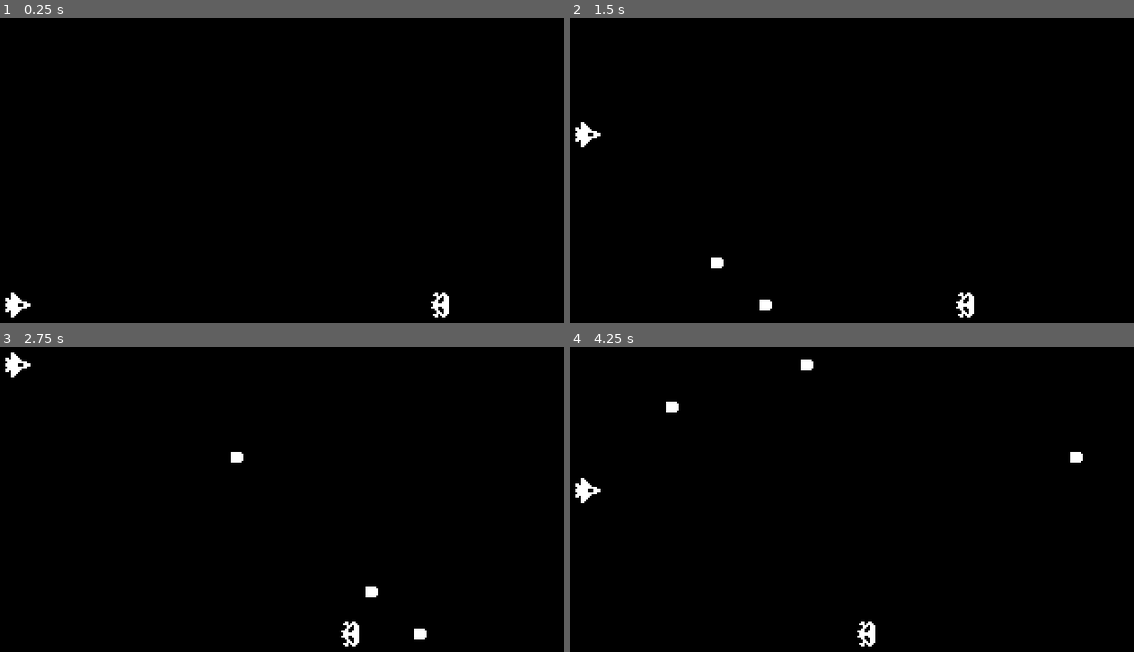
Above: before the commit, frames 1-4 (two rows, left to right).
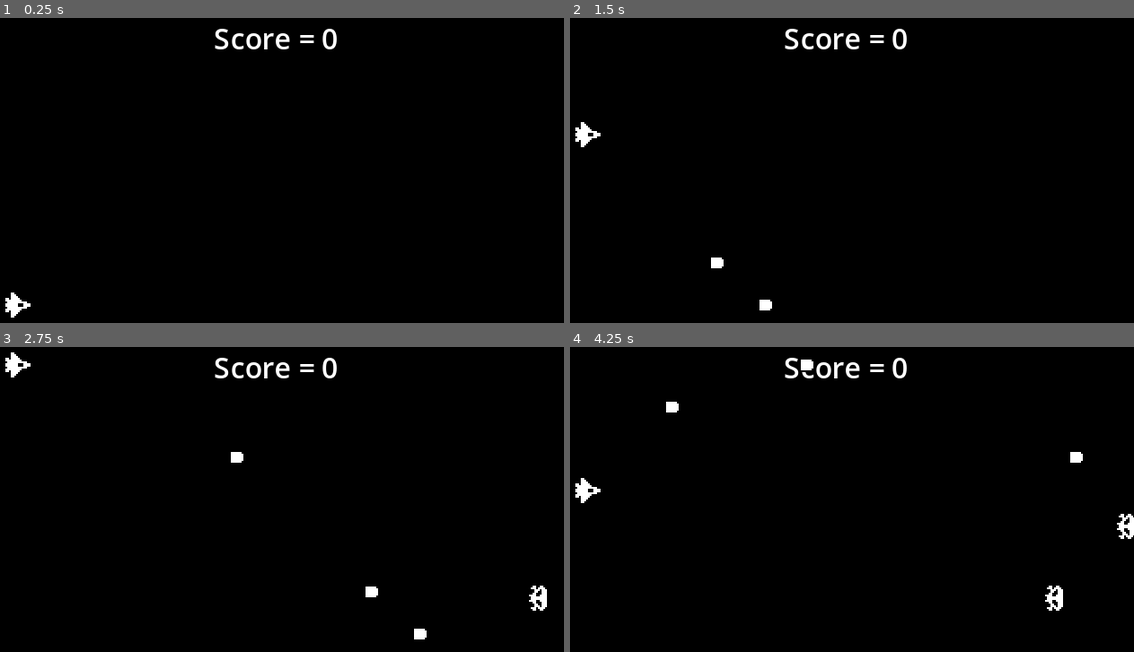
Above: after the commit, the same moments.

Repository: TheBulba/Space-Shooter
Game: Godot game, scene res://World.tscn
Same seed, same stepped clock (60 frames per second), same inputs: the game is played once before the commit and once after it.
Inputs:
- Up to frame 1 (0.25 s): no input
- Up to frame 2 (1.5 s): tap Enter (ui_accept) at 0.5, 0.77 s; hold Up (ui_up) from 0.53 s (still down)
- Up to frame 3 (2.75 s): tap Enter (ui_accept) at 1.52 s; release Up (ui_up) at 2.03 s; hold Left (ui_left) from 2.03 s (still down)
- Up to frame 4 (4.25 s): tap Enter (ui_accept) at 3.02, 3.77 s; release Left (ui_left) at 3.53 s; hold Down (ui_down) from 3.53 s (still down)

The runs differ from the first frame. In frame 1, 0.7% of the frame differs, in the area x 38-80%, y 3-99%; in frame 2, 0.7%; in frame 3, 0.9%; in frame 4, 1.0%, in the area x 38-100%, y 3-99%.

Commit message:
Added collisions, explosion effect and score system

Diff:
--- /dev/null
+++ b/World.gd
@@ -0,0 +1,10 @@
+extends Node
+
+var score = 0
+
+func set_score():
+	$Score.text = "Score = " + str(score)
+
+func _on_enemy_score_up():
+	score += 10
+	set_score()
--- a/World.tscn
+++ b/World.tscn
@@ -1,9 +1,11 @@
-[gd_scene load_steps=3 format=3 uid="uid://bu16x7b7qevll"]
+[gd_scene load_steps=4 format=3 uid="uid://bu16x7b7qevll"]
 
+[ext_resource type="Script" path="res://World.gd" id="1_4lnrh"]
 [ext_resource type="PackedScene" uid="uid://b00oivmykog53" path="res://player.tscn" id="1_ijbk6"]
-[ext_resource type="PackedScene" uid="uid://i4q4xmgnplak" path="res://enemy.tscn" id="2_whsw0"]
+[ext_resource type="PackedScene" uid="uid://dv7wqh1xur86c" path="res://spawner.tscn" id="2_t58xb"]
 
-[node name="World" type="Node"]
+[node name="World" type="Node" groups=["World"]]
+script = ExtResource("1_4lnrh")
 
 [node name="Background" type="ColorRect" parent="."]
 anchors_preset = 15
@@ -17,5 +19,12 @@
 [node name="Player" parent="." instance=ExtResource("1_ijbk6")]
 position = Vector2(16, 160)
 
-[node name="Enemy" parent="." instance=ExtResource("2_whsw0")]
-position = Vector2(256, 160)
+[node name="Spawner" parent="." instance=ExtResource("2_t58xb")]
+position = Vector2(320, 0)
+
+[node name="Score" type="Label" parent="."]
+offset_right = 320.0
+offset_bottom = 23.0
+size_flags_vertical = 0
+text = "Score = 0"
+horizontal_alignment = 1
--- a/bullet.gd
+++ b/bullet.gd
@@ -6,3 +6,8 @@
 
 func _process(delta):
 	position.x += 100 * delta
+
+
+
+func _on_visible_on_screen_notifier_2d_screen_exited():
+	queue_free()
--- a/bullet.tscn
+++ b/bullet.tscn
@@ -15,3 +15,10 @@
 [node name="CollisionShape2D" type="CollisionShape2D" parent="."]
 position = Vector2(0.5, 0)
 shape = SubResource("RectangleShape2D_l5dix")
+
+[node name="VisibleOnScreenNotifier2D" type="VisibleOnScreenNotifier2D" parent="."]
+position = Vector2(0.5, 2.38419e-07)
+scale = Vector2(0.45, 0.4)
+
+[connection signal="body_entered" from="." to="." method="_on_body_entered"]
+[connection signal="screen_exited" from="VisibleOnScreenNotifier2D" to="." method="_on_visible_on_screen_notifier_2d_screen_exited"]
--- a/enemy.gd
+++ b/enemy.gd
@@ -1,10 +1,39 @@
 extends Area2D
 
+signal score_up
+
+const EXPLODE = preload("res://explosion_effect.tscn")
 const SPEED = 20
-var ARMOR := 3
+var armor := 3
 
 func _ready():
-	pass
+	var main = get_tree().current_scene
+	if main.is_in_group("World"):
+		score_up.connect(main._on_enemy_score_up)
 
 func _process(delta):
 	position.x -= SPEED * delta
+
+func _on_body_entered(body):
+	body.queue_free()
+	queue_free()
+
+
+func _on_area_entered(area):
+	armor -= 1
+	if armor <= 0:
+		area.queue_free()
+		queue_free()
+		score_up.emit()
+	else:
+		area.queue_free()
+
+
+func _on_visible_on_screen_notifier_2d_screen_exited():
+	queue_free()
+
+func _exit_tree():
+	var main = get_tree().current_scene
+	var explosion = EXPLODE.instantiate()
+	main.add_child.call_deferred(explosion)
+	explosion.global_position = global_position
--- a/enemy.tscn
+++ b/enemy.tscn
@@ -11,3 +11,12 @@
 
 [node name="Collision" type="CollisionPolygon2D" parent="."]
 polygon = PackedVector2Array(-5, -2, 1, -7, 3, -7, 5, -5, 5, 5, 3, 7, 1, 7, -5, 2)
+
+[node name="VisibleOnScreenNotifier2D" type="VisibleOnScreenNotifier2D" parent="."]
+position = Vector2(0, 4.17233e-07)
+scale = Vector2(0.6, 0.8)
+
+[connection signal="area_entered" from="." to="." method="_on_area_entered"]
+[connection signal="body_entered" from="." to="." method="_on_body_entered"]
+[connection signal="body_shape_entered" from="." to="." method="_on_body_shape_entered"]
+[connection signal="screen_exited" from="VisibleOnScreenNotifier2D" to="." method="_on_visible_on_screen_notifier_2d_screen_exited"]
--- /dev/null
+++ b/explosion_effect.tscn
@@ -0,0 +1,64 @@
+[gd_scene load_steps=5 format=3 uid="uid://bluf5w3eilmfl"]
+
+[ext_resource type="Texture2D" uid="uid://c40ucuyjndw6c" path="res://Assets/Sprites/Explosion.png" id="1_lvj45"]
+
+[sub_resource type="Animation" id="Animation_ci8dc"]
+resource_name = "Explode"
+length = 0.5
+tracks/0/type = "value"
+tracks/0/imported = false
+tracks/0/enabled = true
+tracks/0/path = NodePath(".:frame")
+tracks/0/interp = 1
+tracks/0/loop_wrap = true
+tracks/0/keys = {
+"times": PackedFloat32Array(0, 0.1, 0.2, 0.3, 0.4),
+"transitions": PackedFloat32Array(1, 1, 1, 1, 1),
+"update": 1,
+"values": [0, 1, 2, 3, 4]
+}
+tracks/1/type = "method"
+tracks/1/imported = false
+tracks/1/enabled = true
+tracks/1/path = NodePath(".")
+tracks/1/interp = 1
+tracks/1/loop_wrap = true
+tracks/1/keys = {
+"times": PackedFloat32Array(0.5),
+"transitions": PackedFloat32Array(1),
+"values": [{
+"args": [],
+"method": &"queue_free"
+}]
+}
+
+[sub_resource type="Animation" id="Animation_7kutv"]
+length = 0.001
+tracks/0/type = "value"
+tracks/0/imported = false
+tracks/0/enabled = true
+tracks/0/path = NodePath(".:frame")
+tracks/0/interp = 1
+tracks/0/loop_wrap = true
+tracks/0/keys = {
+"times": PackedFloat32Array(0),
+"transitions": PackedFloat32Array(1),
+"update": 1,
+"values": [0]
+}
+
+[sub_resource type="AnimationLibrary" id="AnimationLibrary_1avtv"]
+_data = {
+"Explode": SubResource("Animation_ci8dc"),
+"RESET": SubResource("Animation_7kutv")
+}
+
+[node name="ExplosionEffect" type="Sprite2D"]
+texture = ExtResource("1_lvj45")
+hframes = 6
+
+[node name="AnimationPlayer" type="AnimationPlayer" parent="."]
+libraries = {
+"": SubResource("AnimationLibrary_1avtv")
+}
+autoplay = "Explode"
--- a/player.gd
+++ b/player.gd
@@ -1,6 +1,7 @@
 extends CharacterBody2D
 
-var BULLET = preload("res://bullet.tscn")
+const BULLET = preload("res://bullet.tscn")
+const EXPLODE = preload("res://explosion_effect.tscn")
 
 const SPEED = 100.0
 
@@ -22,3 +23,9 @@
 	var main = get_tree().current_scene
 	main.add_child(bullet)
 	bullet.global_position = global_position
+
+func _exit_tree():
+	var main = get_tree().current_scene
+	var explosion = EXPLODE.instantiate()
+	main.add_child.call_deferred(explosion)
+	explosion.global_position = global_position
--- a/project.godot
+++ b/project.godot
@@ -13,6 +13,7 @@
 config/name="Space Shooter"
 run/main_scene="res://World.tscn"
 config/features=PackedStringArray("4.2", "Forward Plus")
+run/max_fps=120
 config/icon="res://icon.svg"
 
 [display]
--- /dev/null
+++ b/spawner.gd
@@ -0,0 +1,19 @@
+extends Node2D
+
+
+const ENEMY = preload("res://enemy.tscn")
+
+func Get_Spawn_Point():
+	var points = $SpawnPoints.get_children()
+	points.shuffle()
+	return points[0].global_position
+
+func Spawn():
+	var spawn_point = Get_Spawn_Point()
+	var enemy = ENEMY.instantiate()
+	var main = get_tree().current_scene
+	main.add_child(enemy)
+	enemy.global_position = spawn_point
+
+func _on_timer_timeout():
+	Spawn()
--- /dev/null
+++ b/spawner.tscn
@@ -0,0 +1,38 @@
+[gd_scene load_steps=2 format=3 uid="uid://dv7wqh1xur86c"]
+
+[ext_resource type="Script" path="res://spawner.gd" id="1_cvmo4"]
+
+[node name="Spawner" type="Node2D"]
+script = ExtResource("1_cvmo4")
+
+[node name="SpawnPoints" type="Node2D" parent="."]
+
+[node name="Marker2D" type="Marker2D" parent="SpawnPoints"]
+position = Vector2(0, 20)
+
+[node name="Marker2D3" type="Marker2D" parent="SpawnPoints"]
+position = Vector2(0, 40)
+
+[node name="Marker2D4" type="Marker2D" parent="SpawnPoints"]
+position = Vector2(0, 60)
+
+[node name="Marker2D5" type="Marker2D" parent="SpawnPoints"]
+position = Vector2(0, 80)
+
+[node name="Marker2D6" type="Marker2D" parent="SpawnPoints"]
+position = Vector2(0, 100)
+
+[node name="Marker2D7" type="Marker2D" parent="SpawnPoints"]
+position = Vector2(0, 120)
+
+[node name="Marker2D8" type="Marker2D" parent="SpawnPoints"]
+position = Vector2(0, 140)
+
+[node name="Marker2D10" type="Marker2D" parent="SpawnPoints"]
+position = Vector2(0, 160)
+
+[node name="Timer" type="Timer" parent="."]
+wait_time = 2.0
+autostart = true
+
+[connection signal="timeout" from="Timer" to="." method="_on_timer_timeout"]
